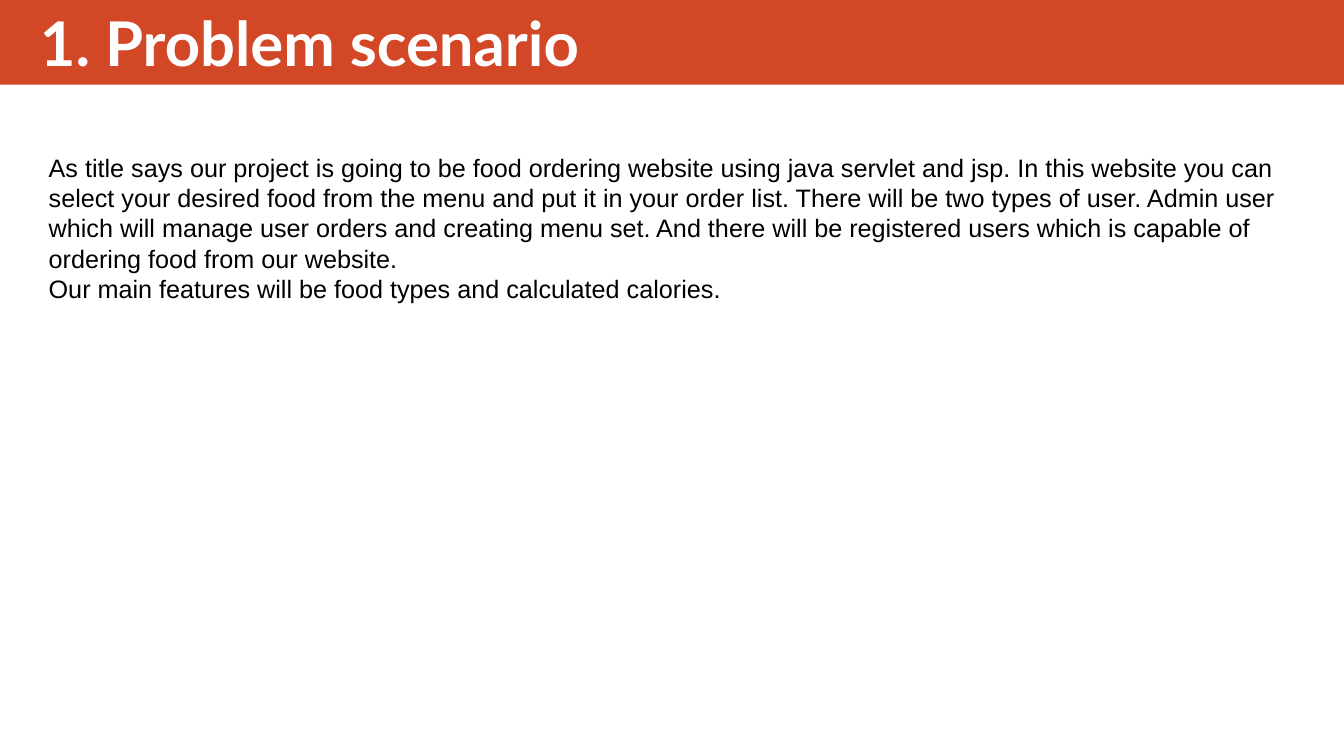
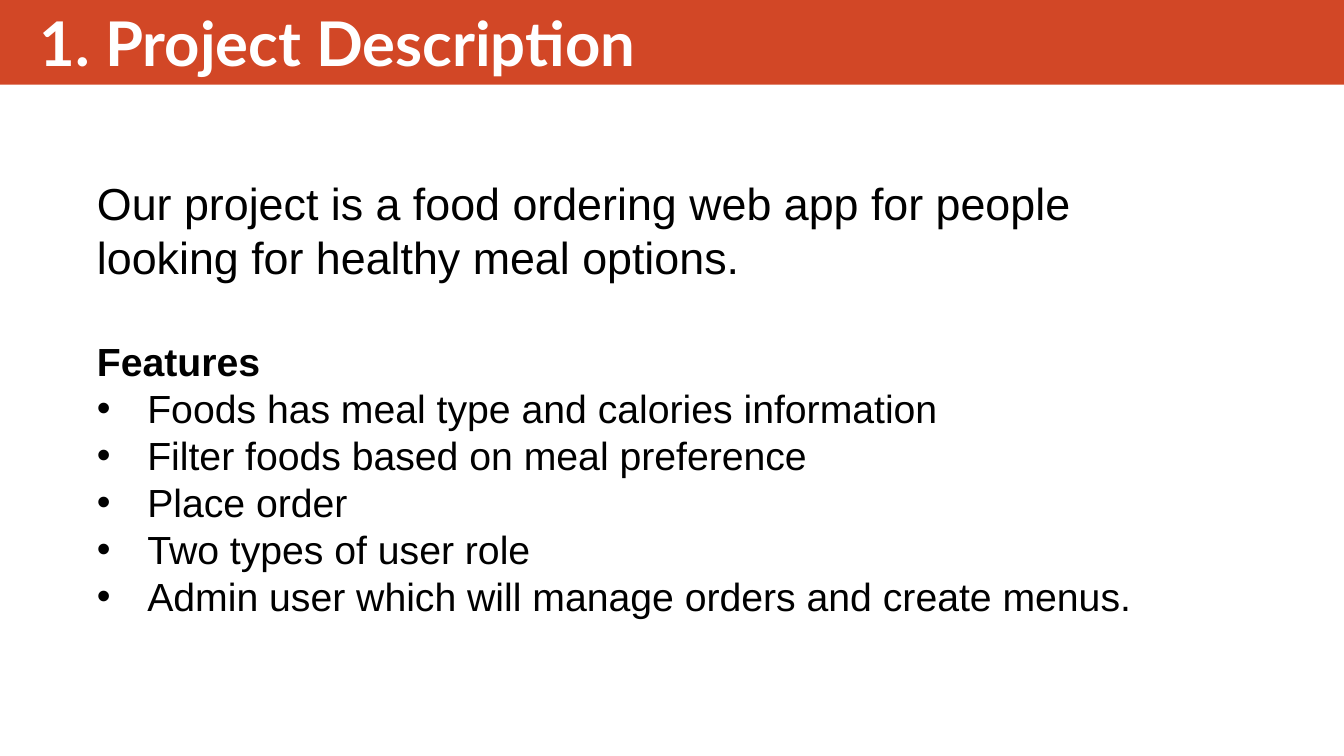
Before and after one commit to Davaabayar/FOS, a slide deck: slide 2 of FOOD ORDERING SYSTEM.pptx. Drawn at 1344x756 pixels with LibreOffice and Linux fonts; fonts in the diff are those of the drawing. Boxes give left, top, right and bottom in pixels: in the first picture for what was removed or moved away, otherwise in the second. Text is boxed around its words. In the diff, an @@ line names an element or a change of style, - is before the commit and + after.

```diff
--- a/FOOD ORDERING SYSTEM.pptx
+++ b/FOOD ORDERING SYSTEM.pptx
@@ text in rectangle at box(40, 20, 635, 77): text changed @@
-1. Problem scenario
+1. Project Description
@@ text at box(97, 187, 1131, 619): text changed; size 18 to 28 pt @@
-As title says our project is going to be food ordering website using java servlet and jsp. In this website you can select your desired food from the menu and put it in your order list. There will be two types of user. Admin user which will manage user orders and creating menu set. And there will be registered users which is capable of ordering food from our website.
-Our main features will be food types and calculated calories.
+Our project is a food ordering web app for people looking for healthy meal options.
+Features
+• Foods has meal type and calories information
+• Filter foods based on meal preference
+• Place order
+• Two types of user role
+• Admin user which will manage orders and create menus.
```
Also in this commit, not shown: 3 other files.
